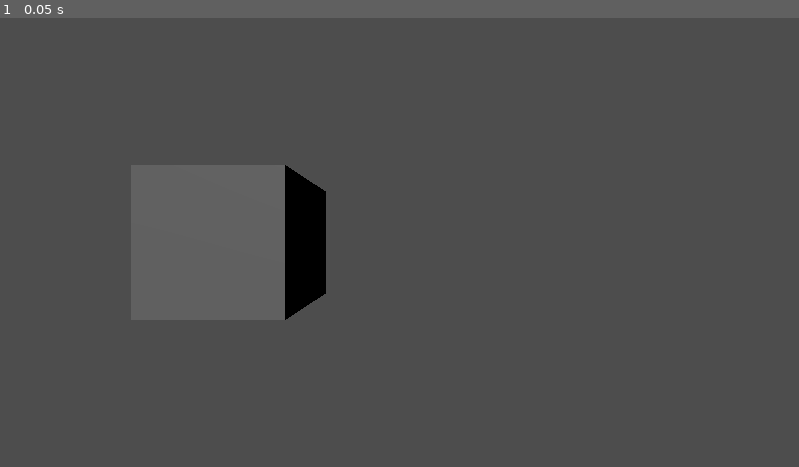
Above: before the commit, frame 1.
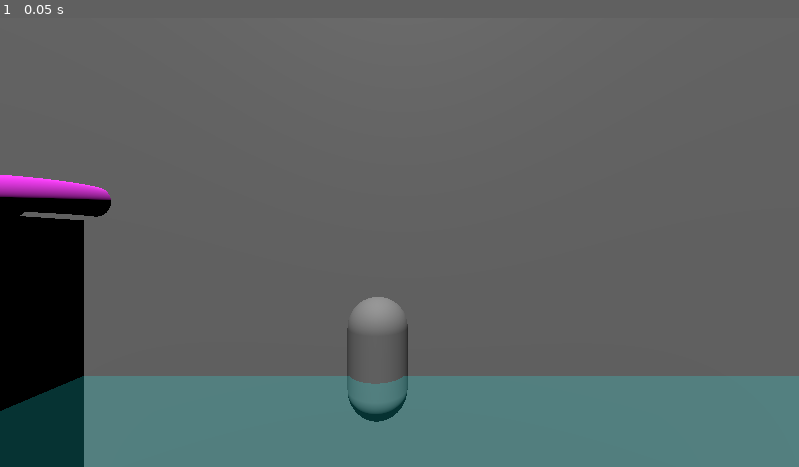
Above: after the commit, the same moment.

Repository: manusfishy/too-fishy
Game: Godot game, scene res://main_scene.tscn
Same seed, same stepped clock (60 frames per second), same inputs: the game is played once before the commit and once after it.
Inputs:
- Up to frame 1 (0.05 s): no input

The runs differ from the first frame. In frame 1, 34% of the frame differs, in the area x 0-100%, y 0-100%.

Commit message:
setup a very simple scene

Diff:
--- a/main_scene.tscn
+++ b/main_scene.tscn
@@ -1,15 +1,52 @@
-[gd_scene load_steps=2 format=3 uid="uid://vg72e433ggrx"]
+[gd_scene load_steps=9 format=3 uid="uid://vg72e433ggrx"]
+
+[ext_resource type="Material" uid="uid://cln8yo172nfsg" path="res://materials/barrier_material_3d.tres" id="1_2c62f"]
+[ext_resource type="Material" uid="uid://c5n8hh7lc1h4b" path="res://materials/base_material_3d.tres" id="2_gyfs4"]
+[ext_resource type="Material" uid="uid://jnk0gr5qktqh" path="res://materials/water_material_3d.tres" id="3_gyfs4"]
 
 [sub_resource type="BoxMesh" id="BoxMesh_o3jxj"]
 
+[sub_resource type="TorusMesh" id="TorusMesh_o3jxj"]
+
+[sub_resource type="QuadMesh" id="QuadMesh_o3jxj"]
+
+[sub_resource type="CapsuleMesh" id="CapsuleMesh_d5x1h"]
+
+[sub_resource type="BoxMesh" id="BoxMesh_gyfs4"]
+
 [node name="Node3D" type="Node3D"]
 
-[node name="MeshInstance3D" type="MeshInstance3D" parent="."]
-transform = Transform3D(1, 0, 0, 0, 1, 0, 0, 0, 1, 1.49063, 0.779184, 0)
+[node name="LeftBarrier" type="MeshInstance3D" parent="."]
+transform = Transform3D(1, 0, 0, 0, 28.4816, 0, 0, 0, 4.73299, 0.0491874, -11.9606, -2.00426)
+material_override = ExtResource("1_2c62f")
 mesh = SubResource("BoxMesh_o3jxj")
 
+[node name="RightBarrier" type="MeshInstance3D" parent="."]
+transform = Transform3D(1, 0, 0, 0, 28.4816, 0, 0, 0, 4.73299, -30.095, -11.9606, -2.00426)
+material_override = ExtResource("1_2c62f")
+mesh = SubResource("BoxMesh_o3jxj")
+
+[node name="Base" type="MeshInstance3D" parent="."]
+transform = Transform3D(1, 0, 0, 0, 1, 0, 0, 0, 1, 0.0491874, 2.59377, -0.236413)
+material_override = ExtResource("2_gyfs4")
+mesh = SubResource("TorusMesh_o3jxj")
+
 [node name="Camera3D" type="Camera3D" parent="."]
-transform = Transform3D(-0.999916, 0, -0.0129674, 0, 1, 0, 0.0129674, 0, -0.999916, 0.22959, 0.779184, -2.36999)
+transform = Transform3D(-0.999916, 0, -0.0129674, 0, 1, 0, 0.0129674, 0, -0.999916, -5.86048, 1.90701, -4.88317)
 
 [node name="DirectionalLight3D" type="DirectionalLight3D" parent="."]
 transform = Transform3D(1, 0, 0, 0, -0.397036, 0.917803, 0, -0.917803, -0.397036, 0.377669, 5.22115, -2.09301)
+
+[node name="Background" type="MeshInstance3D" parent="."]
+transform = Transform3D(37.6405, 0, 0, 0, -136.684, -8.74229e-08, 0, 1.19493e-05, -1, -15.2935, -3.53758, 0)
+mesh = SubResource("QuadMesh_o3jxj")
+
+[node name="Submarine" type="MeshInstance3D" parent="."]
+transform = Transform3D(1, 0, 0, 0, 1, 0, 0, 0, 1, -5.43522, 0, 0)
+mesh = SubResource("CapsuleMesh_d5x1h")
+
+[node name="Water" type="MeshInstance3D" parent="."]
+transform = Transform3D(-28.5457, 0, -0.0432478, 0, 39.7189, 0, 0.370194, 0, -3.33484, -15.079, -20.0701, -1.78541)
+material_override = ExtResource("3_gyfs4")
+mesh = SubResource("BoxMesh_gyfs4")
+skeleton = NodePath("../Camera3D")
--- /dev/null
+++ b/materials/barrier_material_3d.tres
@@ -0,0 +1,4 @@
+[gd_resource type="StandardMaterial3D" format=3 uid="uid://cln8yo172nfsg"]
+
+[resource]
+albedo_color = Color(0.375053, 0.236698, 0.0273971, 1)
--- /dev/null
+++ b/materials/base_material_3d.tres
@@ -0,0 +1,4 @@
+[gd_resource type="StandardMaterial3D" format=3 uid="uid://c5n8hh7lc1h4b"]
+
+[resource]
+albedo_color = Color(1, 0.227451, 1, 1)
--- /dev/null
+++ b/materials/water_material_3d.tres
@@ -0,0 +1,5 @@
+[gd_resource type="StandardMaterial3D" format=3 uid="uid://jnk0gr5qktqh"]
+
+[resource]
+transparency = 1
+albedo_color = Color(0, 1, 1, 0.2)
